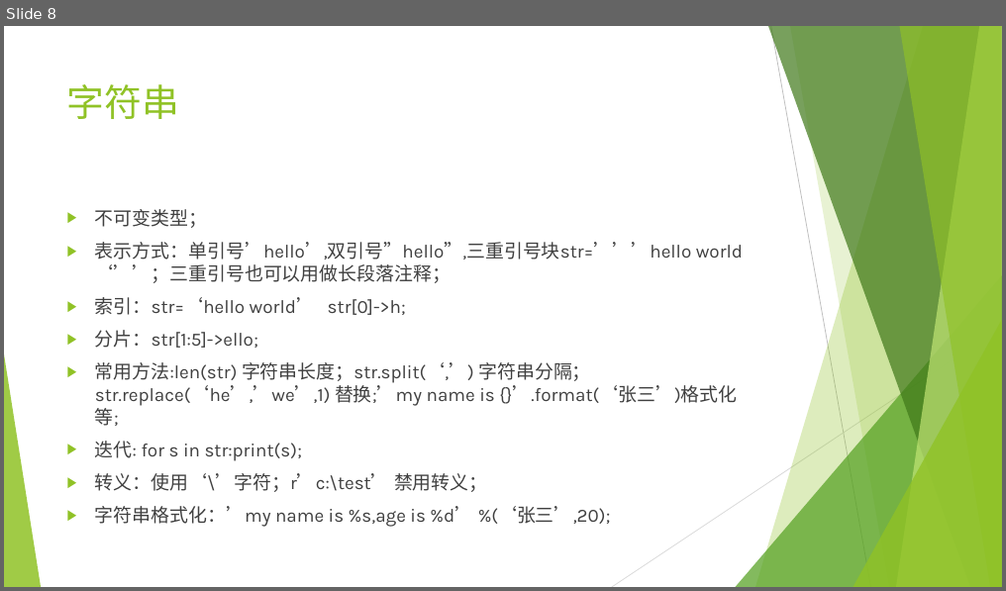
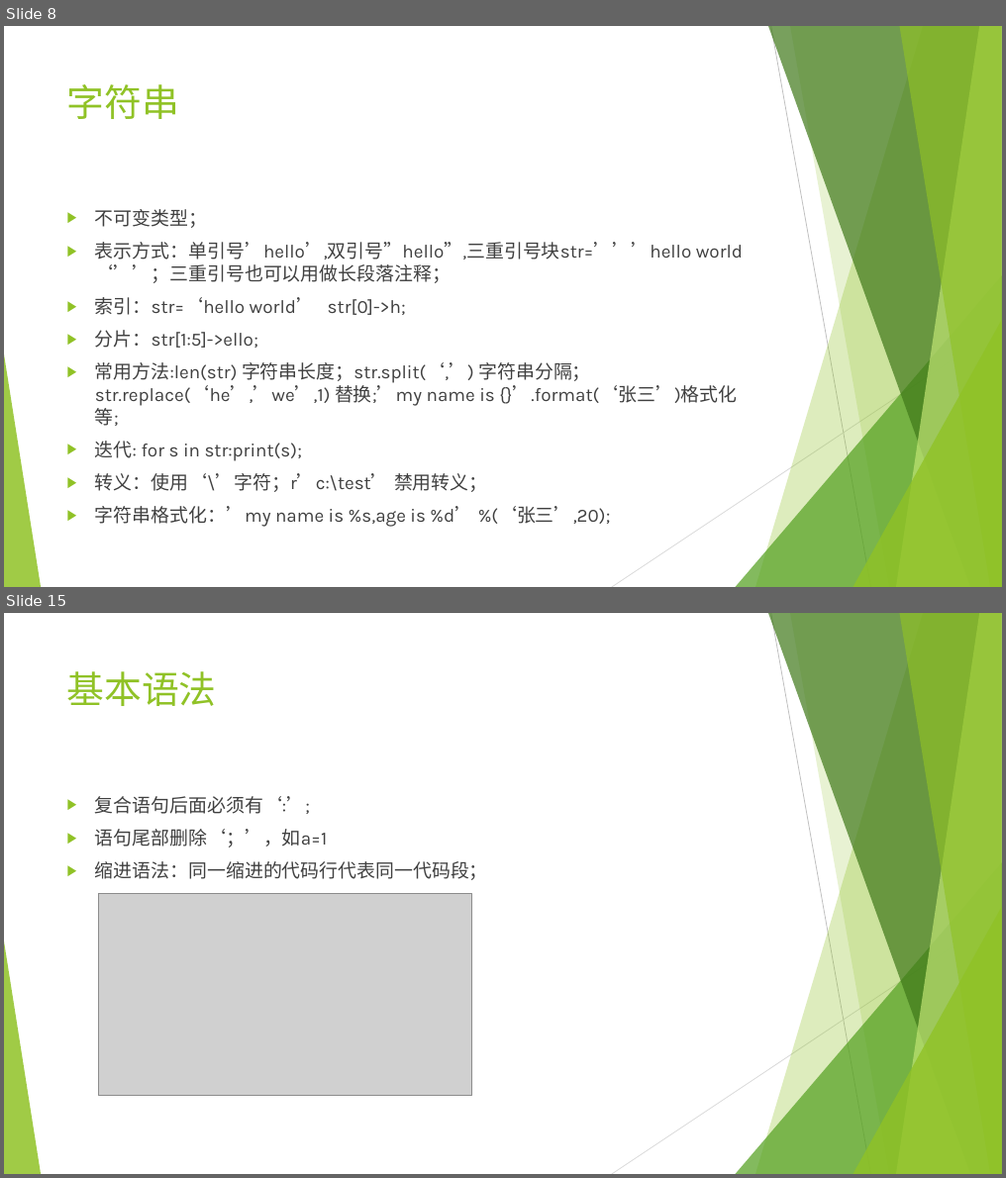
Before and after one commit to mrzhangs1015916/LearnPython, a slide deck: python.pptx. Shown one above the other, each under a label of ours: slide 8 before the commit, slides 8 and 15 after it; the slides between them are not shown. The pictures are 1006x591 and 1006x1178 pixels, drawn with LibreOffice and Linux fonts; fonts in the diff are those of the drawing; grey boxes stand for pictures. Boxes give left, top, right and bottom in pixels: in the first picture for what was removed or moved away, otherwise in the second. Text is boxed around its words. In the diff, an @@ line names an element or a change of style, - is before the commit and + after.

```diff
--- a/python.pptx
+++ b/python.pptx
@@ slide 15 added at <box>4,613,1002,1174</box>, background #FFFFFF; not listed: 10 template elements that a slide beside it also shows @@
@@ title added at <box>67,671,217,706</box>, 36 pt, text #90C226 @@
+基本语法
@@ text added at <box>95,796,488,880</box>, 18 pt, text #404040 @@
+▶ 复合语句后面必须有‘:’;
+▶ 语句尾部删除‘；’，如a=1
+▶ 缩进语法：同一缩进的代码行代表同一代码段；
@@ picture added at <box>98,894,472,1096</box> @@
```
Also in this commit, not shown: 8 other slides added.
